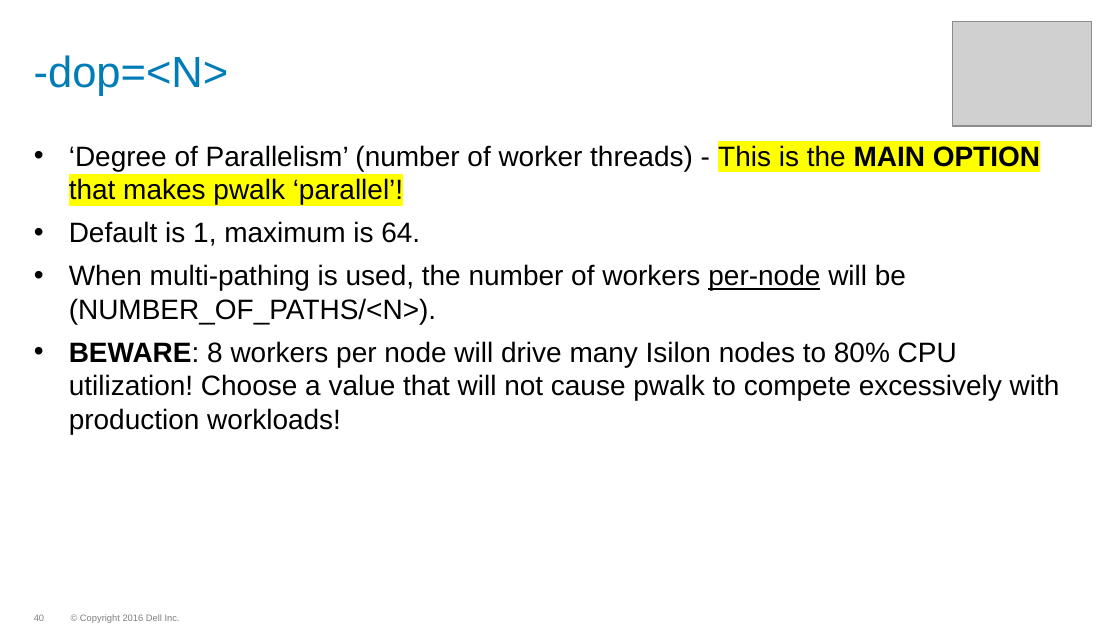
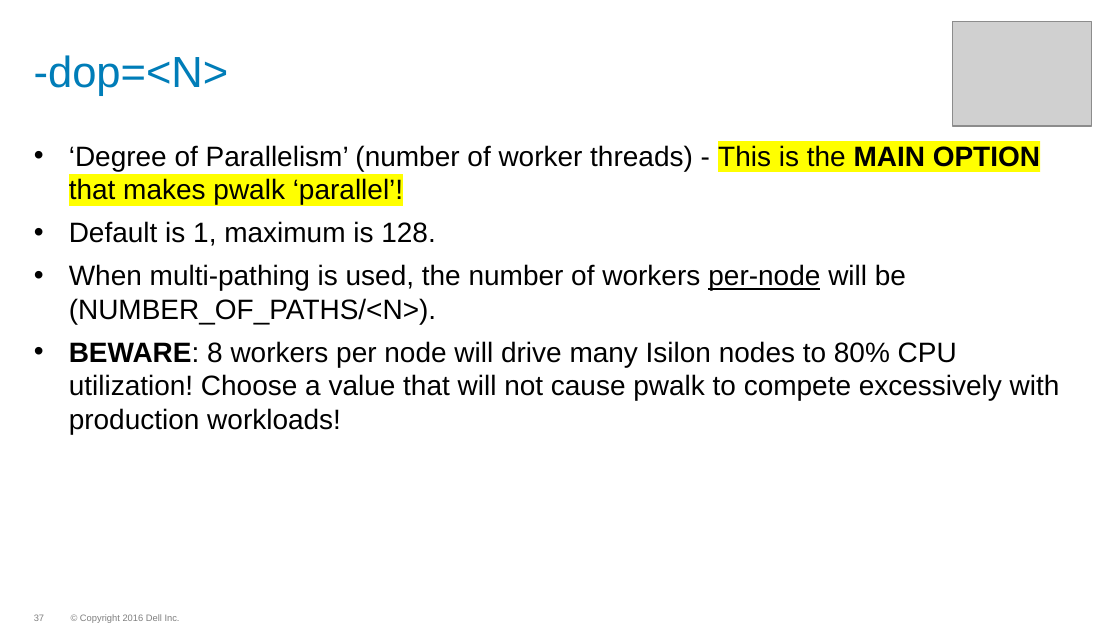
Before and after one commit to WhizBob/pwalk, a slide deck: slide 37 of doc/pwalk_slides.pptx (slide 40 before the commit). Drawn at 1120x630 pixels with LibreOffice and Linux fonts; fonts in the diff are those of the drawing; grey boxes stand for pictures; background and template pictures are left out. Boxes give left, top, right and bottom in pixels: in the first picture for what was removed or moved away, otherwise in the second. Text is boxed around its words. In the diff, an @@ line names an element or a change of style, - is before the commit and + after.

```diff
--- a/doc/pwalk_slides.pptx
+++ b/doc/pwalk_slides.pptx
@@ text at (69, 221, 435, 246): text changed @@
-• Default is 1, maximum is 64.
+• Default is 1, maximum is 128.
@@ page number at (34, 614, 44, 621): text changed @@
-40
+37
```
Also in this commit, not shown: 12 other slides changed, 3 slides removed, 9 other files.
